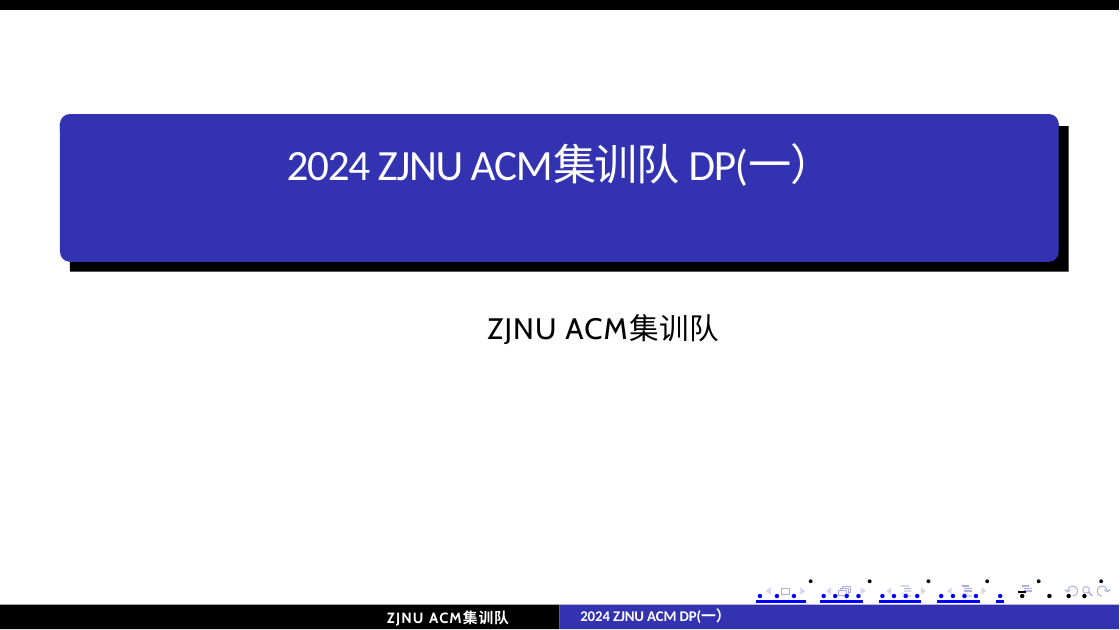
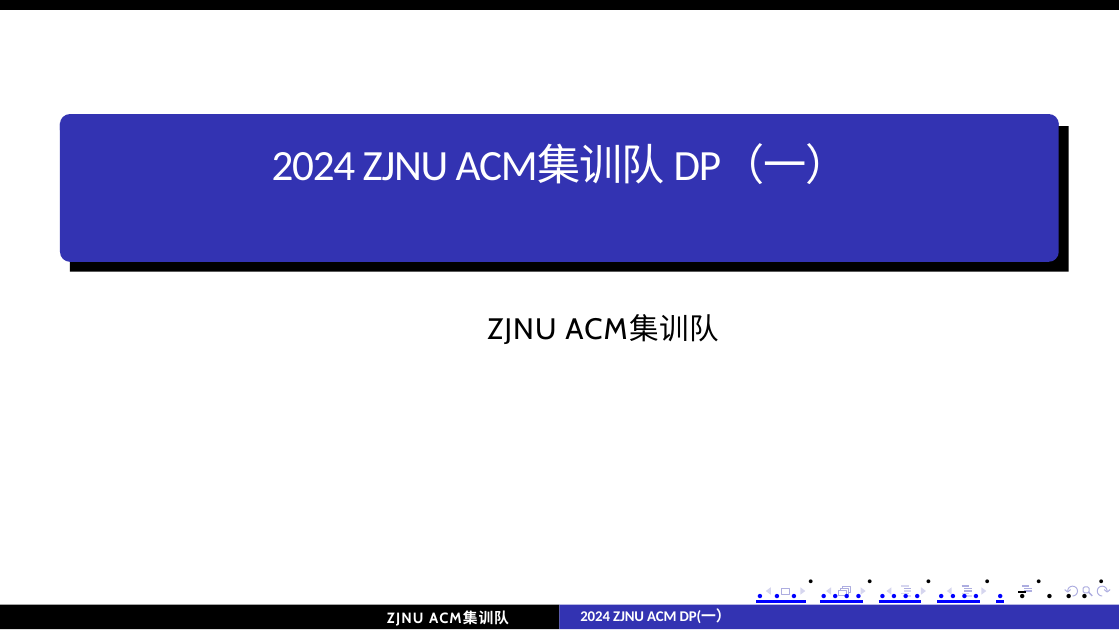
Before and after one commit to john1234567891011121314/moban, a slide deck: slide 1 of acm/讲课·dp/DP（一）.pptx. Drawn at 1120x630 pixels with LibreOffice and Linux fonts; fonts in the diff are those of the drawing. Boxes give left, top, right and bottom in pixels: in the first picture for what was removed or moved away, otherwise in the second. Text is boxed around its words. In the diff, an @@ line names an element or a change of style, - is before the commit and + after.

```diff
--- a/acm/讲课·dp/DP（一）.pptx
+++ b/acm/讲课·dp/DP（一）.pptx
@@ title at [272,145,849,184]: text changed @@
-2024 ZJNU ACM集训队 DP(一）
+2024 ZJNU ACM集训队 DP（一）
```
Also in this commit, not shown: 2 other files.
